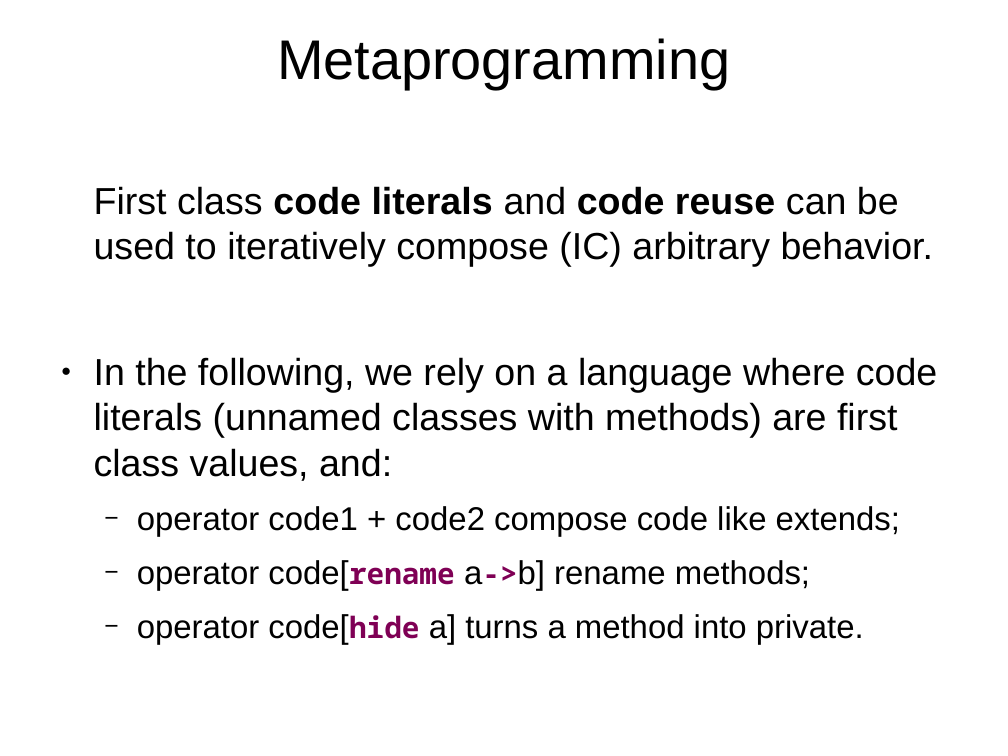
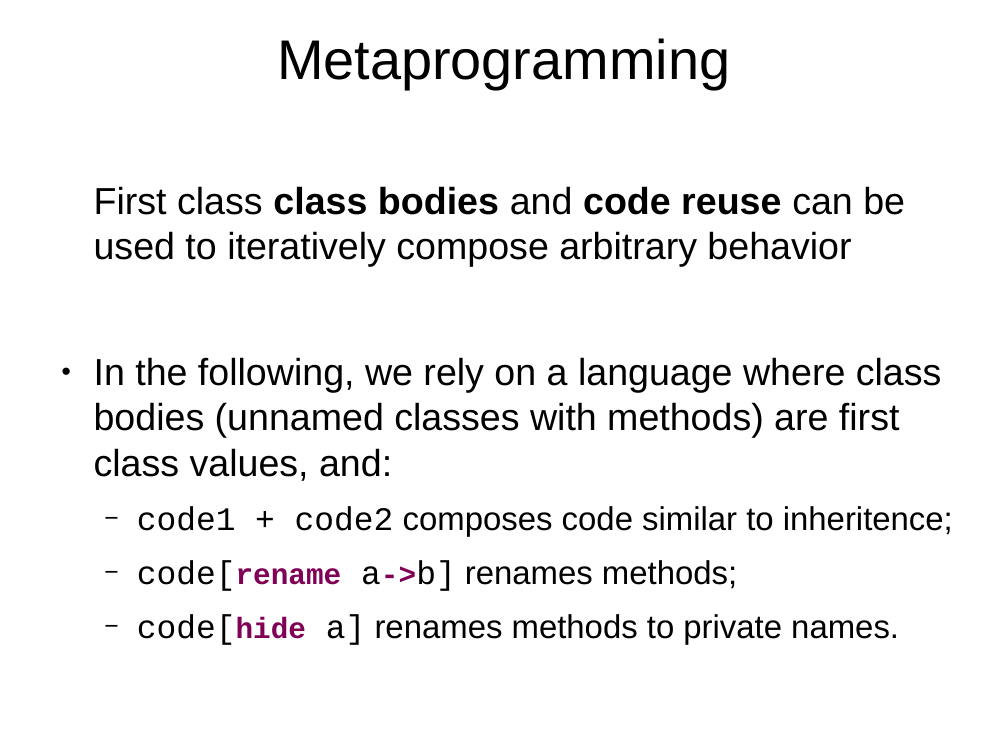
Before and after one commit to ElvisResearchGroup/L42, a slide deck: slide 5 of Main/papers/Sapling2/Slides.odp (slide 3 before the commit). Drawn at 1008x756 pixels with LibreOffice and Linux fonts; fonts in the diff are those of the drawing. Boxes give left, top, right and bottom in pixels: in the first picture for what was removed or moved away, otherwise in the second. Text is boxed around its words. In the diff, an @@ line names an element or a change of style, - is before the commit and + after.

```diff
--- a/Main/papers/Sapling2/Slides.odp
+++ b/Main/papers/Sapling2/Slides.odp
@@ text at (94, 186, 953, 645): text changed @@
-First class code literals and code reuse can be used to iteratively compose (IC) arbitrary behavior.
-● In the following, we rely on a language where code literals (unnamed classes with methods) are first class values, and:
-  − operator code1 + code2 compose code like extends;
-  − operator code[rename a->b] rename methods;
-  − operator code[hide a] turns a method into private.
+First class class bodies and code reuse can be used to iteratively compose arbitrary behavior
+● In the following, we rely on a language where class bodies (unnamed classes with methods) are first class values, and:
+  − code1 + code2 composes code similar to inheritence;
+  − code[rename a->b] renames methods;
+  − code[hide a] renames methods to private names.
```
Also in this commit, not shown: 8 other slides changed, 2 slides added, 1 other file.
